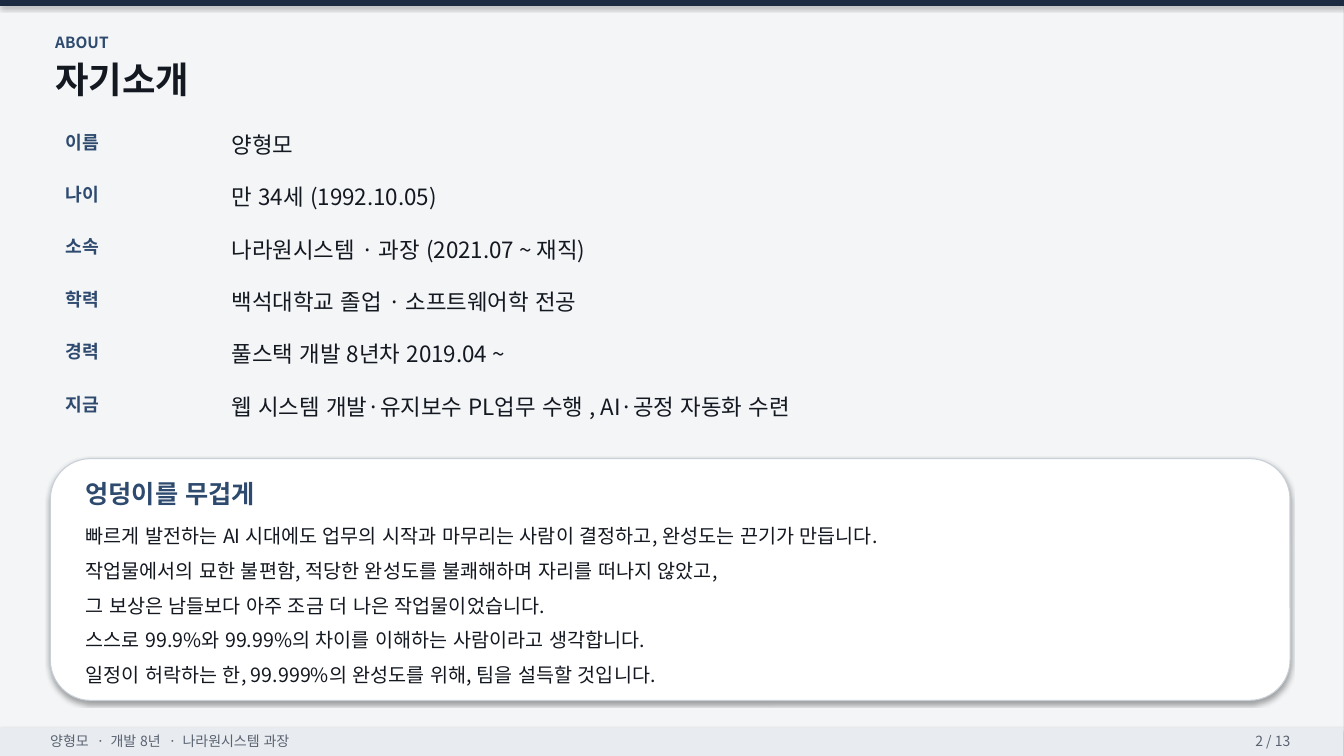
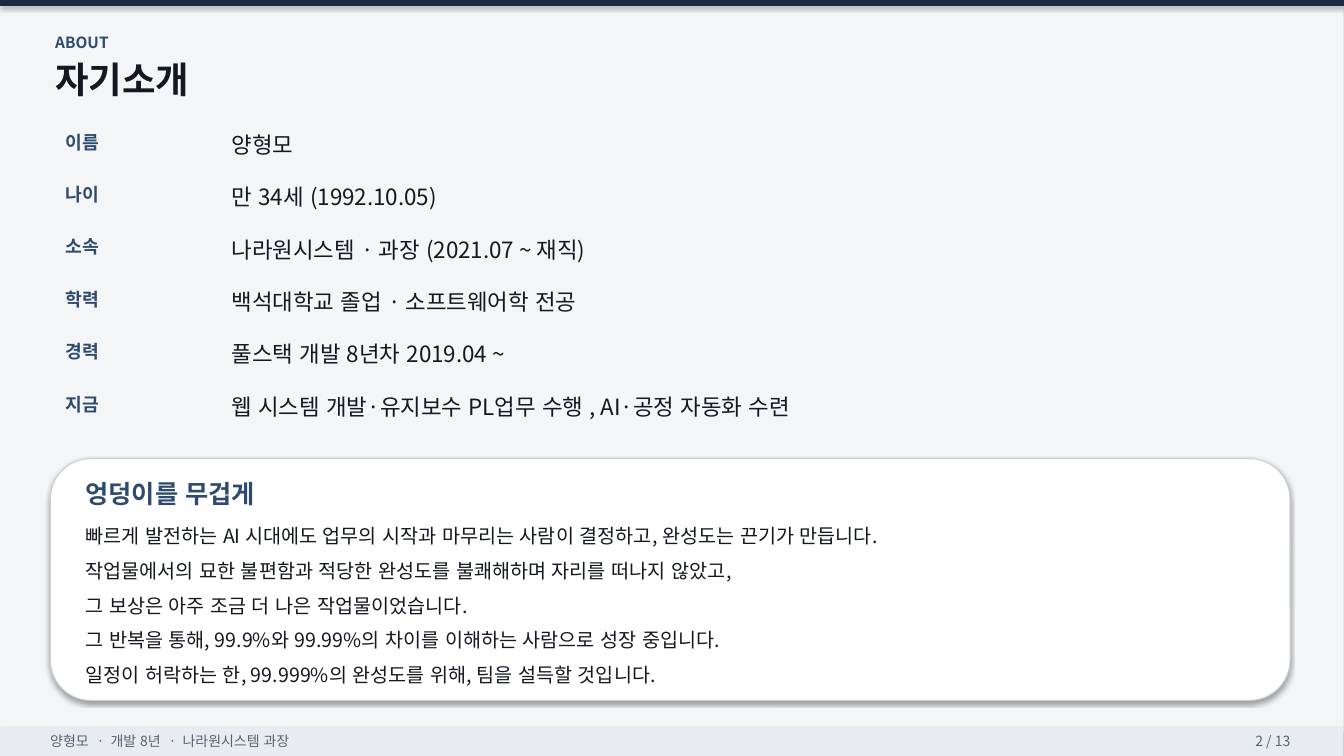
Before and after one commit to Hyungmo1234/Hyungmo1234.github.io, a slide deck: slide 2 of 양형모_포트폴리오.pptx. Drawn at 1344x756 pixels with LibreOffice and Linux fonts; fonts in the diff are those of the drawing. Boxes give left, top, right and bottom in pixels: in the first picture for what was removed or moved away, otherwise in the second. Text is boxed around its words. In the diff, an @@ line names an element or a change of style, - is before the commit and + after.

```diff
--- a/양형모_포트폴리오.pptx
+++ b/양형모_포트폴리오.pptx
@@ text at box(85, 561, 732, 651): text changed @@
-작업물에서의 묘한 불편함, 적당한 완성도를 불쾌해하며 자리를 떠나지 않았고,
-그 보상은 남들보다 아주 조금 더 나은 작업물이었습니다.
-스스로 99.9%와 99.99%의 차이를 이해하는 사람이라고 생각합니다.
+작업물에서의 묘한 불편함과 적당한 완성도를 불쾌해하며 자리를 떠나지 않았고,
+그 보상은 아주 조금 더 나은 작업물이었습니다.
+그 반복을 통해, 99.9%와 99.99%의 차이를 이해하는 사람으로 성장 중입니다.
```
Also in this commit, not shown: 1 other file.
